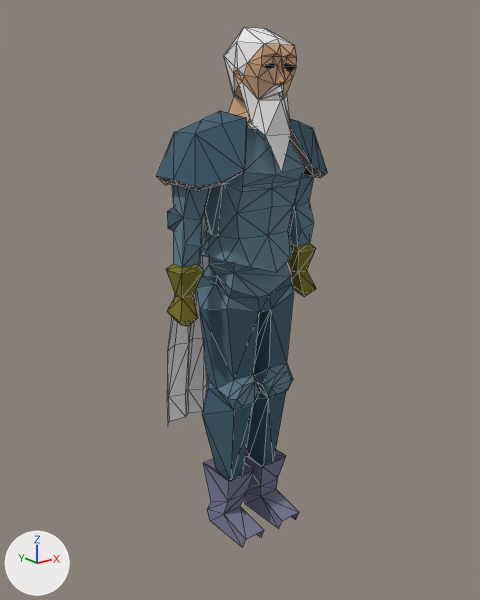
The glTF model public/models/legends-guild.gltf as it was, and as the next commit left it.
Rendered twice from a camera (50 mm lens) standing at (-162.0, -198.0, 175.0) and looking at (-1.0, 3.0, 94.0). Every picture has the same lights, and +X, +Y and +Z are marked at lower left. The picture after the commit comes second. Mesh edges are drawn as thin lines. Vertices at exactly the same position are counted once.
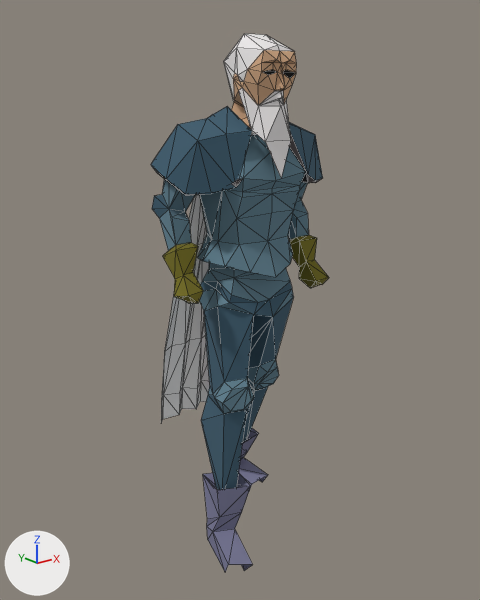
The newer file adds a shape key; the second version is drawn at full value of the shape key 'target_0' of 'Mesh_0', and the change is written as the vertex moves it makes.

The change, as JSON lines over the scene's bpy script:
```json
{"block": "me_mesh_0", "where": "# used by ob_mesh_0; location = (0.0, 0.0, 0.0)"}
{"op": "remove", "block": "me_mesh_0", "code": "me_mesh_0.from_pydata(...)  # 420 vertices, 777 faces; spans x -36.0..36.0, y -20.0..29.0, z -6.0..196.0"}
{"op": "add", "block": "me_mesh_0", "code": "me_mesh_0.from_pydata(...)  # 421 vertices, 777 faces; spans x -36.0..36.0, y -30.0..35.0, z -8.0..194.0"}
{"block": "me_mesh_0", "change": "me_mesh_0 part 1: the loose piece of 123 vertices spanning x -17.0..17.0, y -18.0..14.0, z -6.0..123.0 is rebuilt with 123 vertices and now spans x -30.0..19.0, y -30.0..35.0, z -8.0..121.0"}
{"block": "me_mesh_0", "change": "me_mesh_0 part 2: the loose piece of 40 vertices spanning x -35.0..-20.0, y -5.0..7.0, z 91.0..146.0 is rebuilt with 40 vertices and now spans x -36.0..-20.0, y -9.0..19.0, z 100.0..149.0"}
{"block": "me_mesh_0", "change": "me_mesh_0 part 3: the loose piece of 40 vertices spanning x 20.0..35.0, y -5.0..7.0, z 91.0..146.0 is rebuilt with 40 vertices and now spans x 20.0..35.0, y -11.0..13.0, z 95.0..146.0"}
{"block": "me_mesh_0", "change": "me_mesh_0 part 4: 211 vertices removed from x -36.0..36.0, y -20.0..29.0, z 37.0..196.0; 212 vertices added at x -36.0..36.0, y -20.0..34.0, z 36.0..194.0"}
```

Boxes [x1, y1, x2, y2] around the edits, measured in the pictures (480 x 600 px; the box of a moved part takes in the faces that stretch with it):
```json
{"object": "Mesh_0", "change": "reshaped", "before": [156, 27, 328, 547], "after": [151, 34, 329, 572]}
{"part": 1, "of": "me_mesh_0", "change": "rebuilt", "before": [196, 258, 299, 547], "after": [200, 263, 294, 572], "on screen": "9% narrower, 7% taller"}
{"part": 2, "of": "me_mesh_0", "change": "rebuilt", "before": [166, 184, 211, 326], "after": [152, 179, 203, 303], "on screen": "13% wider, 13% shorter"}
{"part": 3, "of": "me_mesh_0", "change": "rebuilt", "before": [288, 175, 316, 297], "after": [288, 182, 329, 288], "on screen": "45% wider, 13% shorter"}
{"part": 4, "of": "me_mesh_0", "change": "moved or reshaped", "before": [156, 27, 328, 424], "after": [151, 34, 323, 423]}
```
